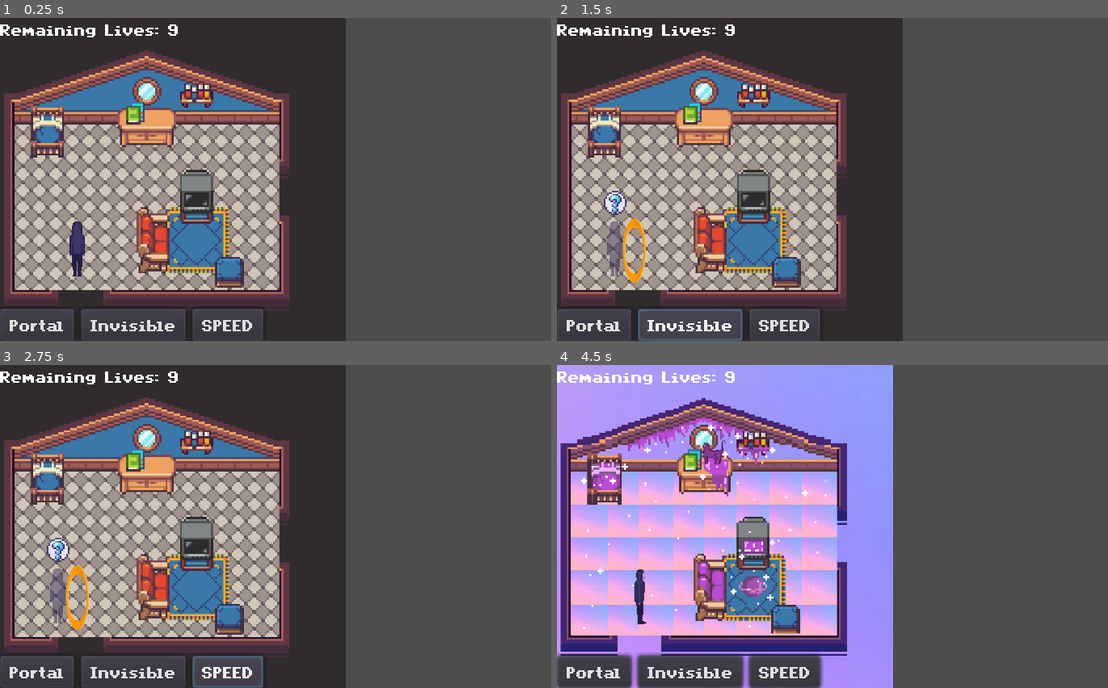
Above: before the commit, frames 1-4 (two rows, left to right).
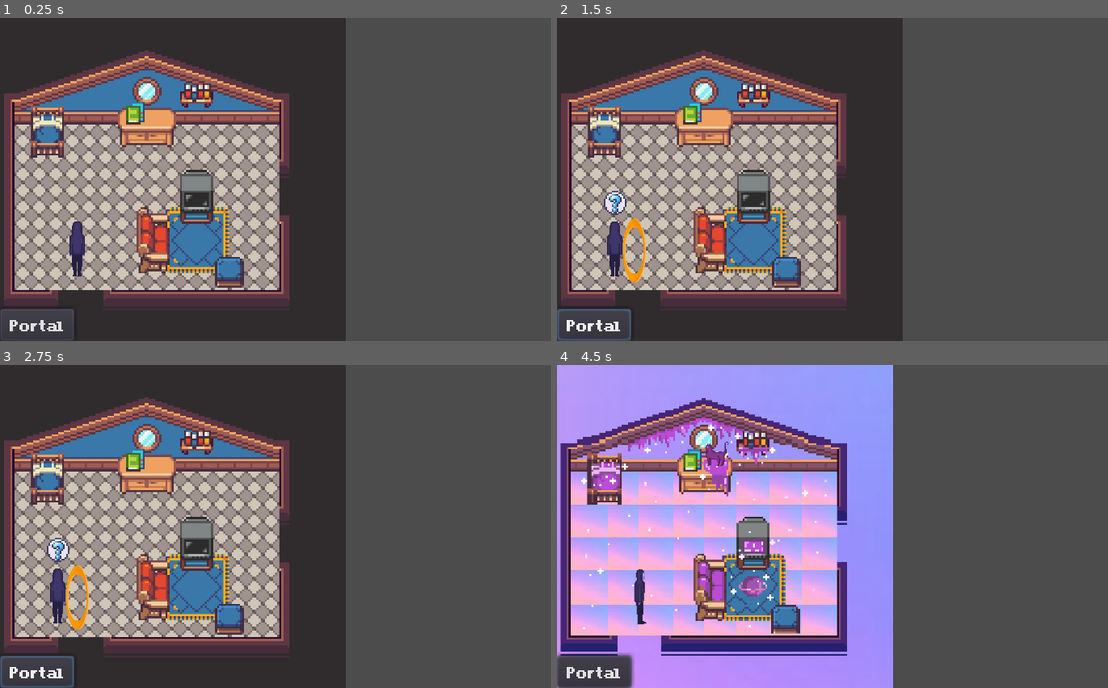
Above: after the commit, the same moments.

Repository: JayTheDaniels/The-Astral-Project
Game: Godot game, scene res://Src/Levels/Bedroom.tscn
The game is run twice, just before and just after one commit, with the same random seed, the same clock (stepped at 60 frames per second) and the same inputs.
Inputs (mouse positions are in pixels of both pictures, inside the frame that each line leads up to):
- Up to frame 1 (0.25 s): no input
- Up to frame 2 (1.5 s): click "Portal" at 0.5 s; click (689, 324) at 1.25 s, where only the run before the commit has a clickable "Invisible"
- Up to frame 3 (2.75 s): click (225, 671) at 2 s, where only the run before the commit has a clickable "SPEED"
- Up to frame 4 (4.5 s): tap Enter (accept) at 2.75, 2.85, 3.6, 4.25 s; hold D (right) 2.78-3.53 s; hold Down (down) 3.53-4.28 s; hold D (right) from 4.28 s (still down); tap Space (interact) at 4.35 s

The runs differ from the first frame. In frame 1, 1.8% of the frame differs, in the area x 0-48%, y 2-100%; in frame 2, 3.4%; in frame 3, 3.1%; in frame 4, 4.3%, in the area x 0-49%, y 2-100%.

Commit message:
Scavenger Hunt Tweaks
Minor text changes and adjustments to the first level.

Diff:
--- a/Src/Code/PopupDialog.gd
+++ b/Src/Code/PopupDialog.gd
@@ -29,7 +29,7 @@
 
 func _input(event):
 	if Input.is_action_just_pressed("accept"):
-		if open == true:
+		if open == true :
 			next()
 		else:
 			pass
--- a/Src/Game Objects/Leela.tscn
+++ b/Src/Game Objects/Leela.tscn
@@ -3,8 +3,9 @@
 [ext_resource path="res://Assets/LeelaFrames.png" type="Texture" id=1]
 [ext_resource path="res://Src/Code/Leela.gd" type="Script" id=2]
 
-[sub_resource type="CircleShape2D" id=1]
-radius = 8.40639
+[sub_resource type="CapsuleShape2D" id=24]
+radius = 4.39462
+height = 5.36757
 
 [sub_resource type="Animation" id=2]
 resource_name = "LeelaIdleDown"
@@ -200,14 +201,14 @@
 script = ExtResource( 2 )
 
 [node name="Sprite" type="Sprite" parent="."]
-position = Vector2( -0.33371, 0 )
-scale = Vector2( 0.395151, 0.395151 )
+position = Vector2( 0, -2 )
+scale = Vector2( 0.4, 0.4 )
 texture = ExtResource( 1 )
 hframes = 28
 frame = 15
 
 [node name="CollisionShape2D" type="CollisionShape2D" parent="."]
-shape = SubResource( 1 )
+shape = SubResource( 24 )
 
 [node name="AnimationPlayer" type="AnimationPlayer" parent="."]
 autoplay = "LeelaIdleDown"
--- a/Src/Levels/AstralBedroom.tscn
+++ b/Src/Levels/AstralBedroom.tscn
@@ -23,8 +23,8 @@
 
 [node name="Leela" parent="." instance=ExtResource( 3 )]
 pause_mode = 2
-position = Vector2( 97.8544, 52.5792 )
-collision_layer = 1
+position = Vector2( 99.3527, 55.5758 )
+collision_mask = 3
 
 [node name="Player" parent="." instance=ExtResource( 1 )]
 position = Vector2( 160.094, 54.9846 )
@@ -43,23 +43,23 @@
 position = Vector2( 122.051, 39.1041 )
 InteractText = "Are my books okay?"
 ScavengerHuntText = "Poor lost, wandering soul. Sometimes sitting
- in the moment is the only way to move forward."
+ still is the only way to move forward."
 
 [node name="AstralBed" parent="." instance=ExtResource( 5 )]
 position = Vector2( 29.8877, 59.3206 )
 InteractText = "I couldn't imagine sleeping in this..."
-ScavengerHuntText = "Your body turns off and your mind begins to play.
+ScavengerHuntText = "Your body turns off and your mind begins to wander.
 Now find a way to do the opposite."
 
 [node name="AstralCouch" parent="." instance=ExtResource( 5 )]
 position = Vector2( 94.6994, 135.132 )
 InteractText = "My furniture is going to need to be cleaned after this..."
-ScavengerHuntText = "Sometimes we stew when we need to rest.
-Correct this error and I'll show you the way home."
+ScavengerHuntText = "Stillness is good, but sometimes we need rest.
+Do this and I'll show you what dreams this realm offers."
 
 [node name="AstralTV" parent="." instance=ExtResource( 5 )]
 position = Vector2( 122.051, 109.862 )
 InteractText = "Seems this place only gets one channel...
 Static."
-ScavengerHuntText = "Your mind turns off, your body enjoys sensation.
-Leela beckons you back over."
+ScavengerHuntText = "Your mind turns off, your body reacts to the images.
+Leela beckons for you."
--- a/Src/UI/UI.tscn
+++ b/Src/UI/UI.tscn
@@ -22,6 +22,7 @@
 }
 
 [node name="Lives" type="Label" parent="CanvasLayer"]
+visible = false
 margin_right = 112.0
 margin_bottom = 14.0
 theme = ExtResource( 6 )
@@ -50,6 +51,7 @@
 }
 
 [node name="InvisibleButton" type="Button" parent="CanvasLayer/HBoxContainer"]
+visible = false
 margin_left = 50.0
 margin_right = 115.0
 margin_bottom = 20.0
@@ -60,8 +62,9 @@
 }
 
 [node name="SpeedButton" type="Button" parent="CanvasLayer/HBoxContainer"]
-margin_left = 119.0
-margin_right = 163.0
+visible = false
+margin_left = 50.0
+margin_right = 94.0
 margin_bottom = 20.0
 text = "SPEED"
 script = ExtResource( 3 )
Not shown, added: Build/index.png.import
Not shown, changed: export_presets.cfg
Not shown, added: Build/TheAstralProject.zip
Not shown, changed: Build/index.html
Not shown, added: Build/index.js
Not shown, added: Build/index.pck
Not shown, added: Build/index.png
Not shown, added: Build/index.wasm
